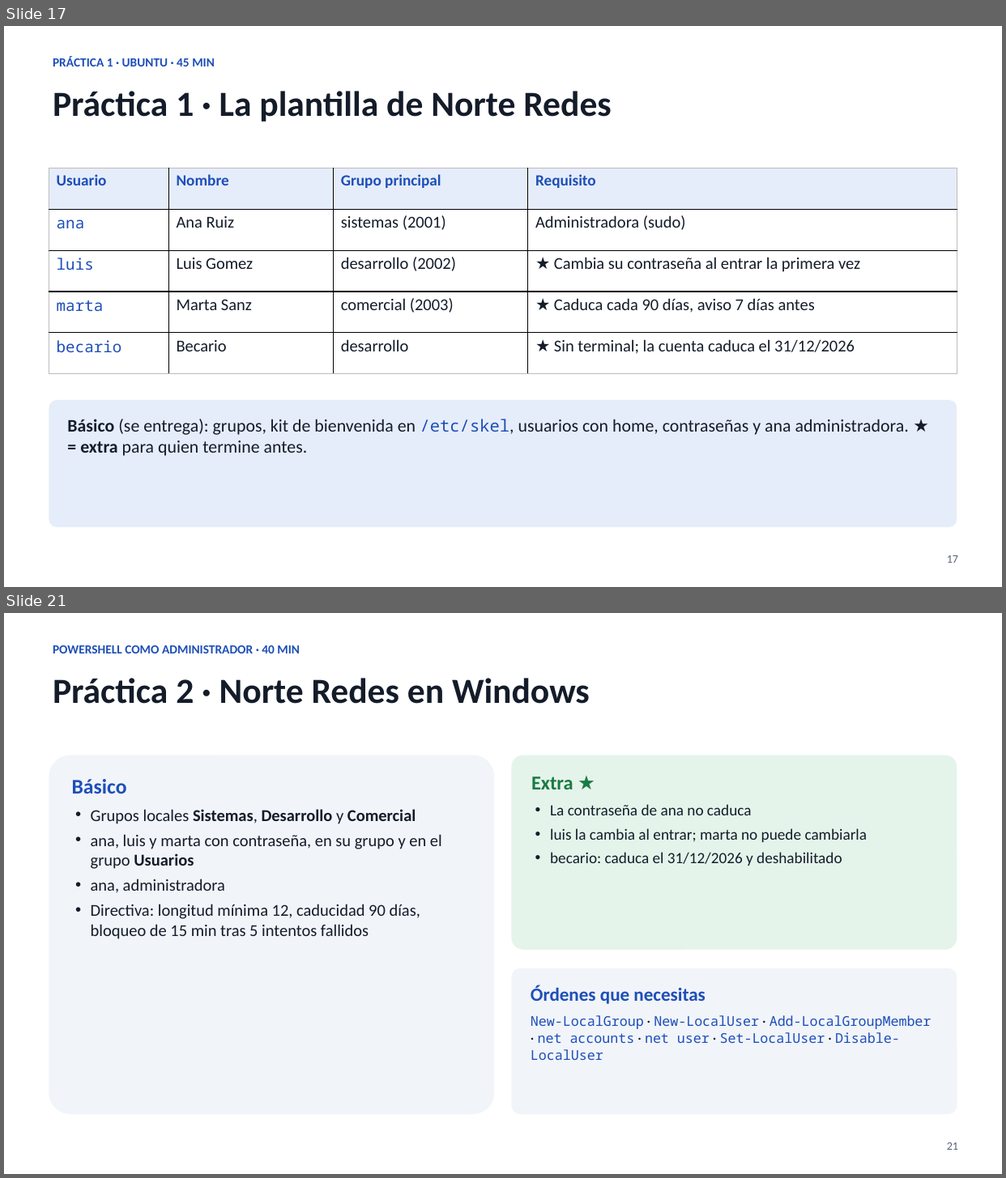
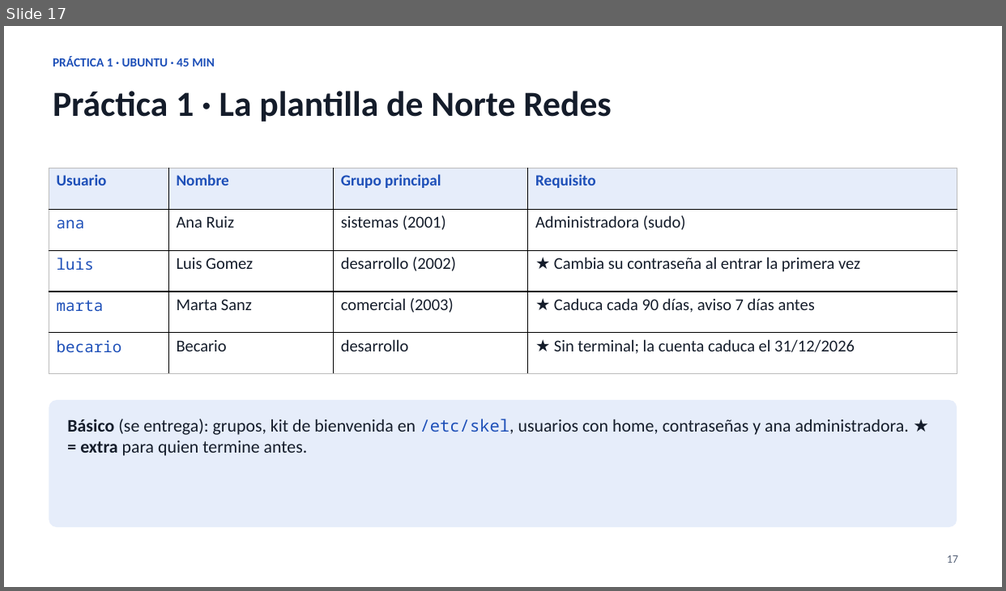
Before and after one commit to keespootes-cloud/norte-redes-lab, a slide deck: presentacion/Norte_Redes_UF2_Administracion_software_base.pptx. Shown one above the other, each under a label of ours: slides 17 and 21 before the commit, slide 17 after it; the slides between them are not shown. The pictures are 1006x1178 and 1006x591 pixels, drawn with LibreOffice and Linux fonts; fonts in the diff are those of the drawing. Boxes give left, top, right and bottom in pixels: in the first picture for what was removed or moved away, otherwise in the second. Text is boxed around its words. In the diff, an @@ line names an element or a change of style, - is before the commit and + after.

Commit message:
Soluciones publicadas tras la clase y presentación completa

```diff
--- a/presentacion/Norte_Redes_UF2_Administracion_software_base.pptx
+++ b/presentacion/Norte_Redes_UF2_Administracion_software_base.pptx
@@ slide 21 removed at [4,613,1002,1174], background #FFFFFF @@
@@ text removed at [53,645,300,653] @@
-POWERSHELL COMO ADMINISTRADOR · 40 MIN
@@ text removed at [53,678,590,704] @@
-Práctica 2 · Norte Redes en Windows
@@ rounded rectangle removed at [49,756,494,1114] @@
-Básico
-• Grupos locales Sistemas, Desarrollo y Comercial
-• ana, luis y marta con contraseña, en su grupo y en el grupo Usuarios
-• ana, administradora
-• Directiva: longitud mínima 12, caducidad 90 días, bloqueo de 15 min tras 5 intentos fallidos
@@ rounded rectangle removed at [512,756,957,950] @@
-Extra ★
-• La contraseña de ana no caduca
-• luis la cambia al entrar; marta no puede cambiarla
-• becario: caduca el 31/12/2026 y deshabilitado
@@ rounded rectangle removed at [512,969,957,1114] @@
-Órdenes que necesitas
-New-LocalGroup · New-LocalUser · Add-LocalGroupMember · net accounts · net user · Set-LocalUser · Disable-LocalUser
@@ text removed at [947,1143,958,1150] @@
-21
```
Also in this commit, not shown: 18 slides changed, 6 slides added, 4 other files.
